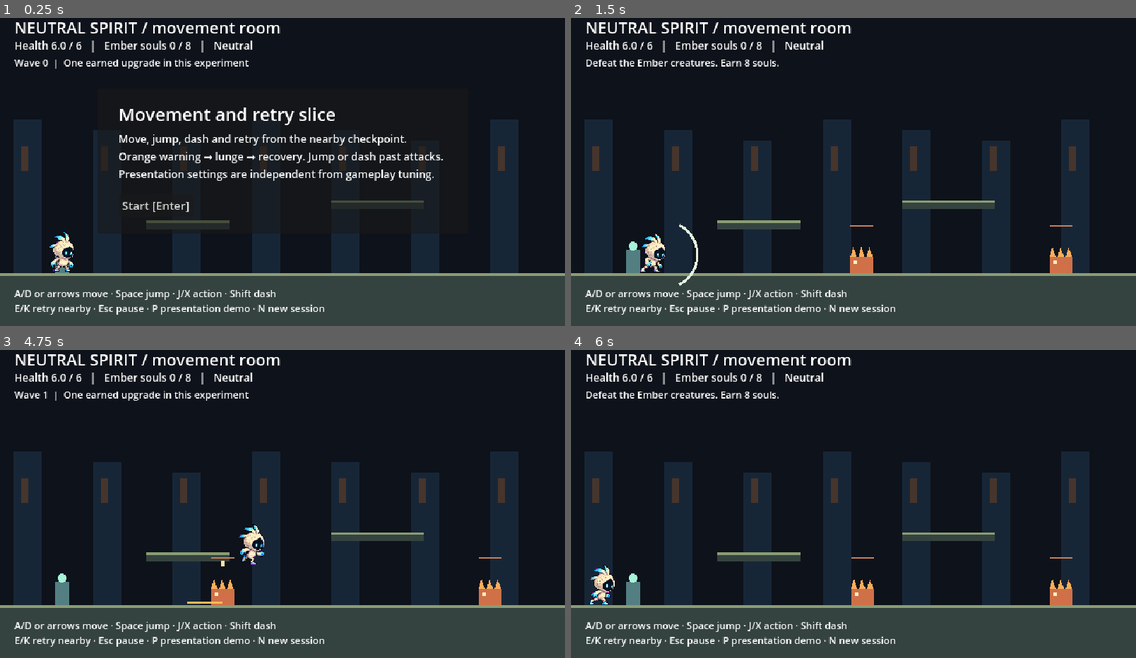
Above: before the commit, frames 1-4 (two rows, left to right).
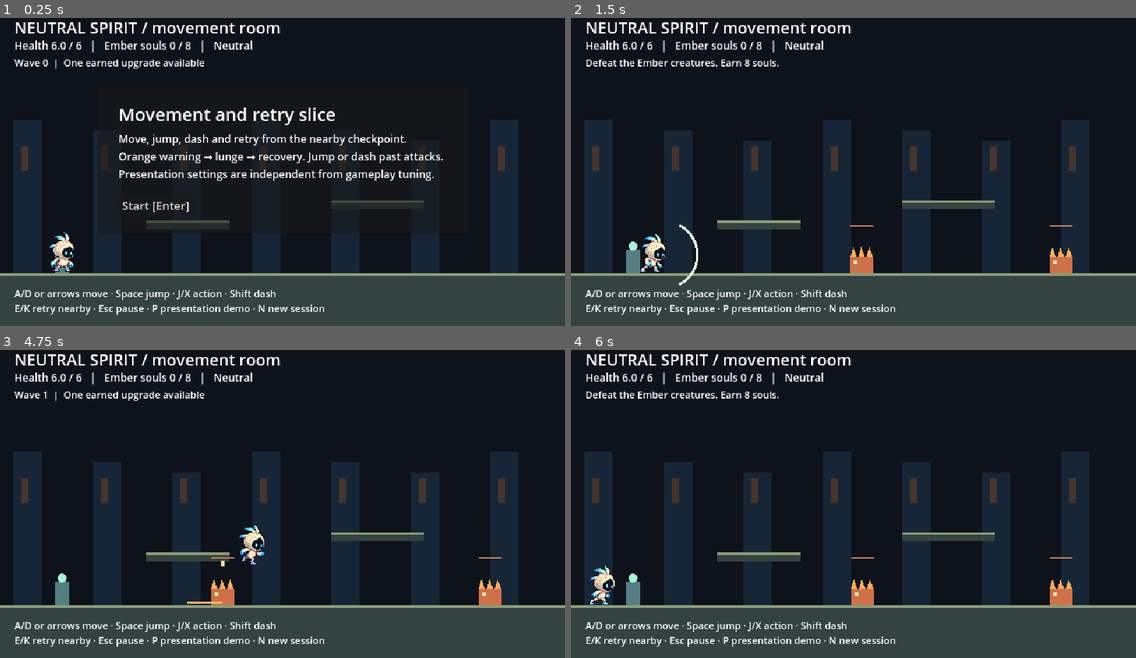
Above: after the commit, the same moments.

Repository: scleond/main-vania
Game: Godot game, scene res://main.tscn
Two runs of this game, one before a commit and one after it. Both use one fixed random seed, a clock stepped at 60 frames per second and the inputs below.
Inputs:
- Up to frame 1 (0.25 s): no input
- Up to frame 2 (1.5 s): click "Start [Enter]" at 0.5 s; tap Enter at 1.25 s; hold D (right) from 1.28 s (still down); tap J (attack) at 1.35 s
- Up to frame 3 (4.75 s): tap Space (jump) at 1.52, 2.27, 3.77, 4.52 s; tap Shift (dash) at 2.1 s; release D (right) at 2.78 s; hold A (left) 2.78-3.53 s; tap X at 2.85 s; hold D (right) from 3.53 s (still down); tap E at 3.6 s; tap Enter at 4.35 s
- Up to frame 4 (6 s): release D (right) at 5.03 s; hold A (left) 5.03-5.78 s; tap N at 5.1 s; tap Space (jump) at 5.27 s; hold D (right) from 5.78 s (still down); tap 1 at 5.85 s

The runs differ from the first frame. In frame 1, 0.2% of the frame differs, in the area x 28-44%, y 13-17%; in frame 2, nothing differs; in frame 3, 0.2%; in frame 4, nothing differs.

Commit message:
Harden presentation independence smoke check

Diff:
--- a/main.gd
+++ b/main.gd
@@ -251,7 +251,7 @@
  particles=particles.filter(func(p):return p.time<0.65)
 func refresh():
  hud.text='Health %.1f / 6   |   Ember souls %s   |   %s' % [hp,(str(souls)+' / 8') if upgrade=='' else str(souls),'Neutral' if upgrade=='' else ('Searing Claws' if upgrade=='burn' else 'Flame Arc')]
- status.text=message if message_left>0 else ('Mixed preview ON: Stone + Wind  |  Wave %d' % wave if mixed else 'Wave %d  |  One earned upgrade in this experiment' % wave)
+ status.text=message if message_left>0 else ('Mixed preview ON: Stone + Wind  |  Wave %d' % wave if mixed else 'Wave %d  |  One earned upgrade available' % wave)
 func _process(_delta):
  refresh()
  pause_label.visible=paused
Not shown, changed: browser-check.cjs
